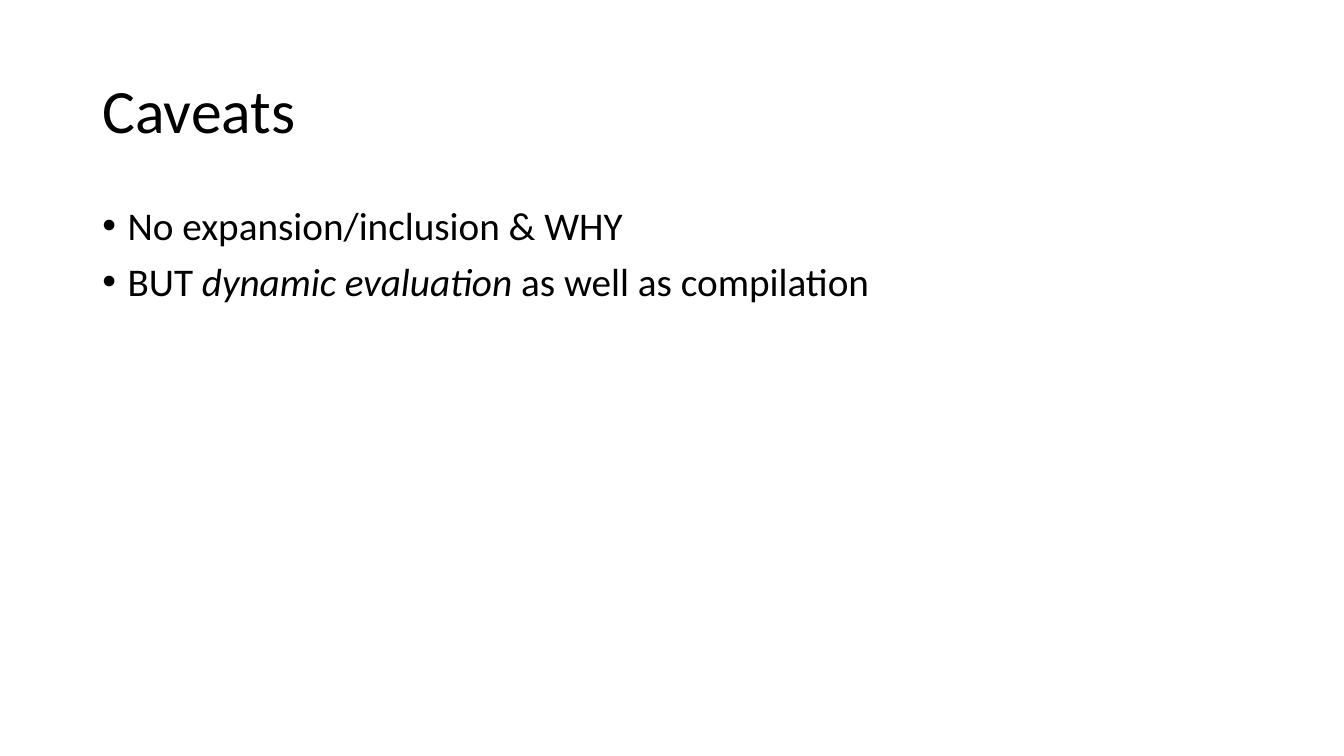
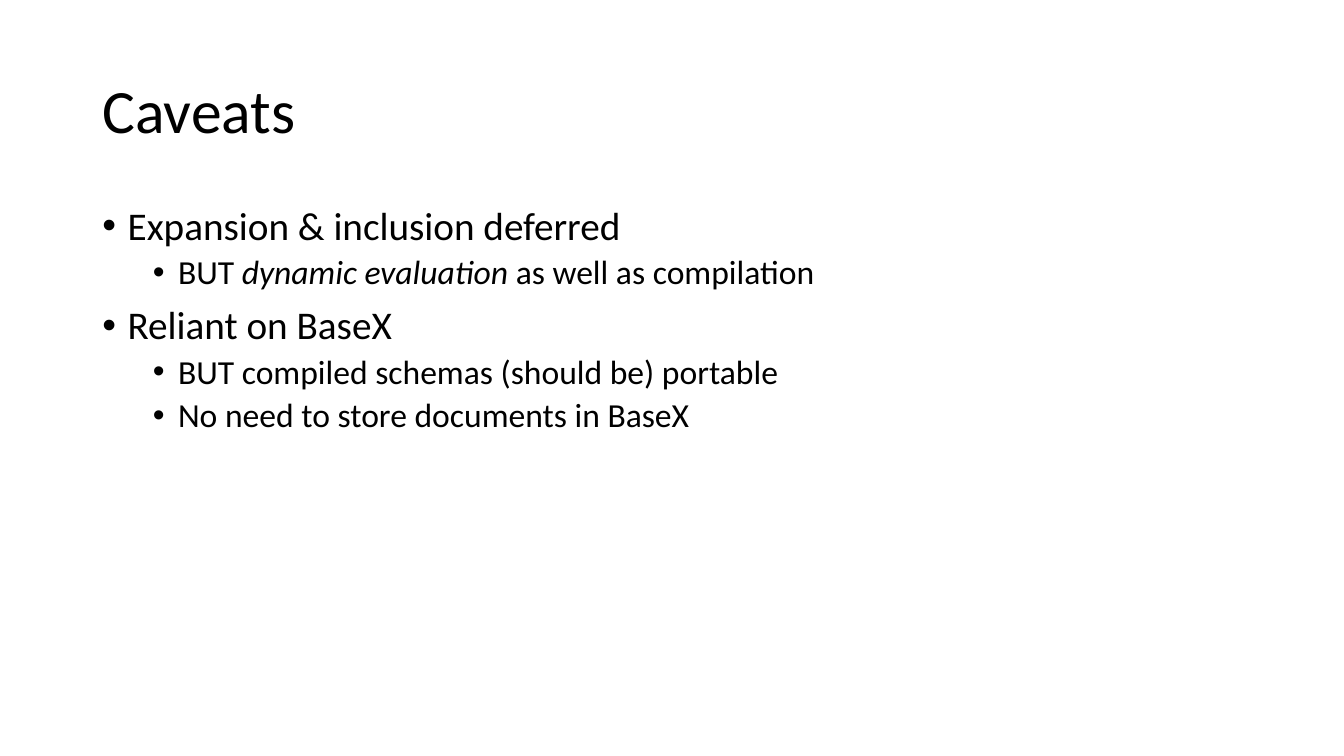
Before and after one commit to AndrewSales/XQS, a slide deck: slide 30 of Markup UK 2023 slides.pptx (slide 19 before the commit). Drawn at 1344x756 pixels with LibreOffice and Linux fonts; fonts in the diff are those of the drawing. Boxes give left, top, right and bottom in pixels: in the first picture for what was removed or moved away, otherwise in the second. Text is boxed around its words. In the diff, an @@ line names an element or a change of style, - is before the commit and + after.

```diff
--- a/Markup UK 2023 slides.pptx
+++ b/Markup UK 2023 slides.pptx
@@ text at [128, 212, 620, 247]: text changed @@
-• No expansion/inclusion & WHY
+• Expansion & inclusion deferred
@@ text at [178, 260, 814, 290]: size 28 to 24 pt in "BUT dynamic evaluation as well as compilation"; list level 1 to 2 in "BUT dynamic evaluation as well ..." @@
@@ text at [128, 311, 778, 428]: paragraphs added @@
+• Reliant on BaseX
+  • BUT compiled schemas (should be) portable
+  • No need to store documents in BaseX
```
Also in this commit, not shown: 4 other slides changed, 13 slides added, 1 slide removed.
